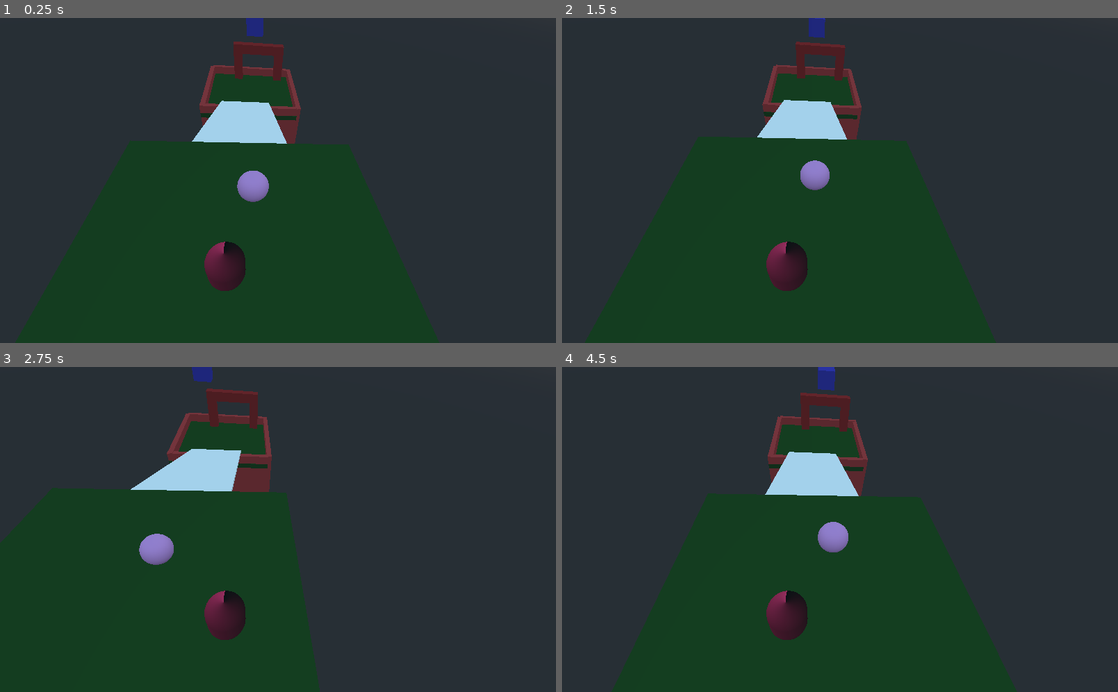
Above: before the commit, frames 1-4 (two rows, left to right).
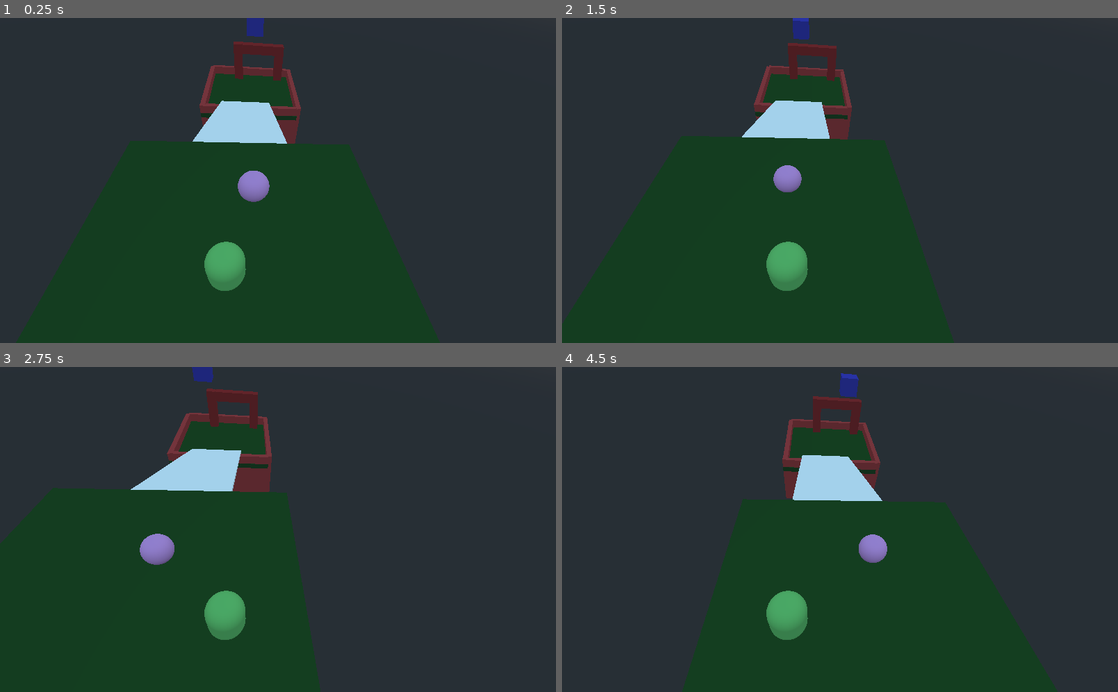
Above: after the commit, the same moments.

Repository: atarisafari/First-Godot-Game
Game: Godot game, scene res://Main.tscn
Same seed, same stepped clock (60 frames per second), same inputs: the game is played once before the commit and once after it.
Inputs:
- Up to frame 1 (0.25 s): no input
- Up to frame 2 (1.5 s): tap Enter (ui_accept) at 0.5, 0.6, 0.77, 1.07 s; hold D (ui_right) 0.53-1.28 s; hold S (ui_down) from 1.28 s (still down); tap Space at 1.35 s
- Up to frame 3 (2.75 s): tap Enter (ui_accept) at 1.52, 1.55, 1.82, 2.1 s; release S (ui_down) at 2.03 s; hold D (ui_right) from 2.03 s (still down)
- Up to frame 4 (4.5 s): release D (ui_right) at 2.78 s; hold W (ui_up) 2.78-3.53 s; tap Space at 2.85, 4.35 s; tap Enter (ui_accept) at 3.02, 3.05, 3.32, 3.6, 3.77, 4.07 s; hold A (ui_left) from 3.53 s (still down)

The runs differ from the first frame. In frame 1, 1.0% of the frame differs, in the area x 34-55%, y 0-84%; in frame 2, 3.8%; in frame 3, 1.0%; in frame 4, 4.8%, in the area x 36-59%, y 0-84%.

Commit message:
Fixed player color issue

Diff:
--- a/firstGame/Main.tscn
+++ b/firstGame/Main.tscn
@@ -43,7 +43,7 @@
 transform = Transform( 0.924701, -0.336564, 0, 0.336564, 0.924701, 0, 0, 0, 1.03387, 19.5527, 7.40475, -1.59984 )
 
 [node name="Player" parent="." instance=ExtResource( 8 )]
-transform = Transform( -0.0221122, 0.999756, -4.37007e-008, 0, -4.37114e-008, -1, -0.999756, -0.0221122, 9.66557e-010, 45.7763, 16.224, -1.42316 )
+transform = Transform( -0.0221122, 0.999756, -4.37007e-008, 0, -4.37114e-008, -1, -0.999756, -0.0221122, 9.66557e-010, 45.7765, 16.224, -1.38995 )
 
 [node name="Camera" type="Camera" parent="Player"]
 transform = Transform( 0.990942, 0.0161718, -0.133309, 0.102661, -0.731172, 0.674424, -0.0865649, -0.682001, -0.72621, 1.13277, 5.11119, -11.9675 )
--- a/firstGame/Player.tscn
+++ b/firstGame/Player.tscn
@@ -15,14 +15,17 @@
 [sub_resource type="CapsuleMesh" id=4]
 material = SubResource( 3 )
 
-[sub_resource type="CapsuleShape" id=5]
+[sub_resource type="SpatialMaterial" id=5]
+albedo_color = Color( 0.454902, 0.8, 0.423529, 1 )
+
+[sub_resource type="CapsuleShape" id=6]
 
 [node name="Player" type="KinematicBody"]
 script = ExtResource( 1 )
 
 [node name="MeshInstance" type="MeshInstance" parent="."]
 mesh = SubResource( 4 )
-material/0 = null
+material/0 = SubResource( 5 )
 
 [node name="CollisionShape" type="CollisionShape" parent="."]
-shape = SubResource( 5 )
+shape = SubResource( 6 )
--- a/firstGame/project.godot
+++ b/firstGame/project.godot
@@ -21,6 +21,13 @@
 
 [input]
 
+ui_accept={
+"deadzone": 0.5,
+"events": [ Object(InputEventKey,"resource_local_to_scene":false,"resource_name":"","device":0,"alt":false,"shift":false,"control":false,"meta":false,"command":false,"pressed":false,"scancode":16777221,"unicode":0,"echo":false,"script":null)
+, Object(InputEventKey,"resource_local_to_scene":false,"resource_name":"","device":0,"alt":false,"shift":false,"control":false,"meta":false,"command":false,"pressed":false,"scancode":16777222,"unicode":0,"echo":false,"script":null)
+, Object(InputEventJoypadButton,"resource_local_to_scene":false,"resource_name":"","device":0,"button_index":0,"pressure":0.0,"pressed":false,"script":null)
+ ]
+}
 ui_left={
 "deadzone": 0.5,
 "events": [ Object(InputEventKey,"resource_local_to_scene":false,"resource_name":"","device":0,"alt":false,"shift":false,"control":false,"meta":false,"command":false,"pressed":false,"scancode":65,"unicode":0,"echo":false,"script":null)
Not shown: 1 places in firstGame/Player.tscn that only renumber resources
